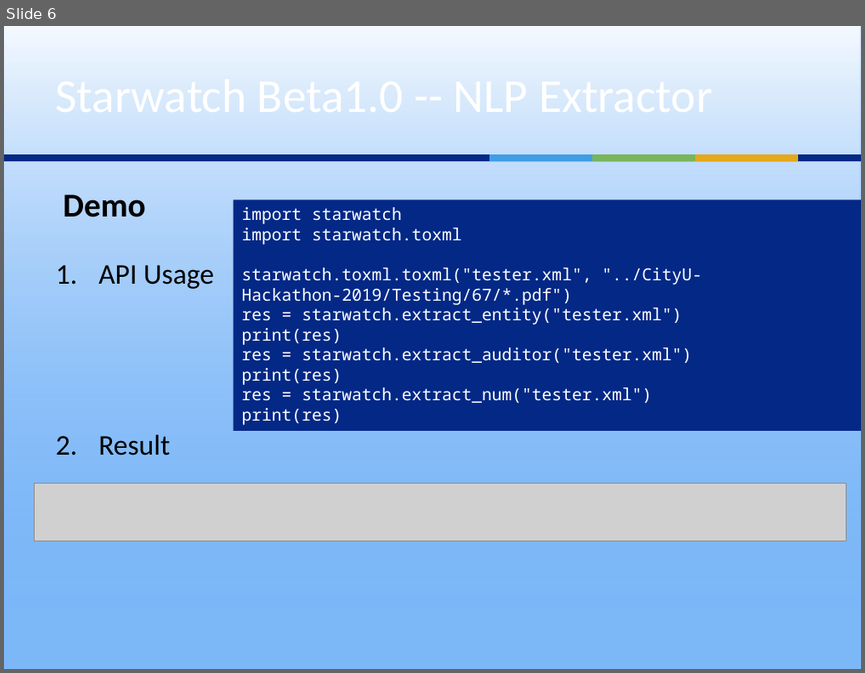
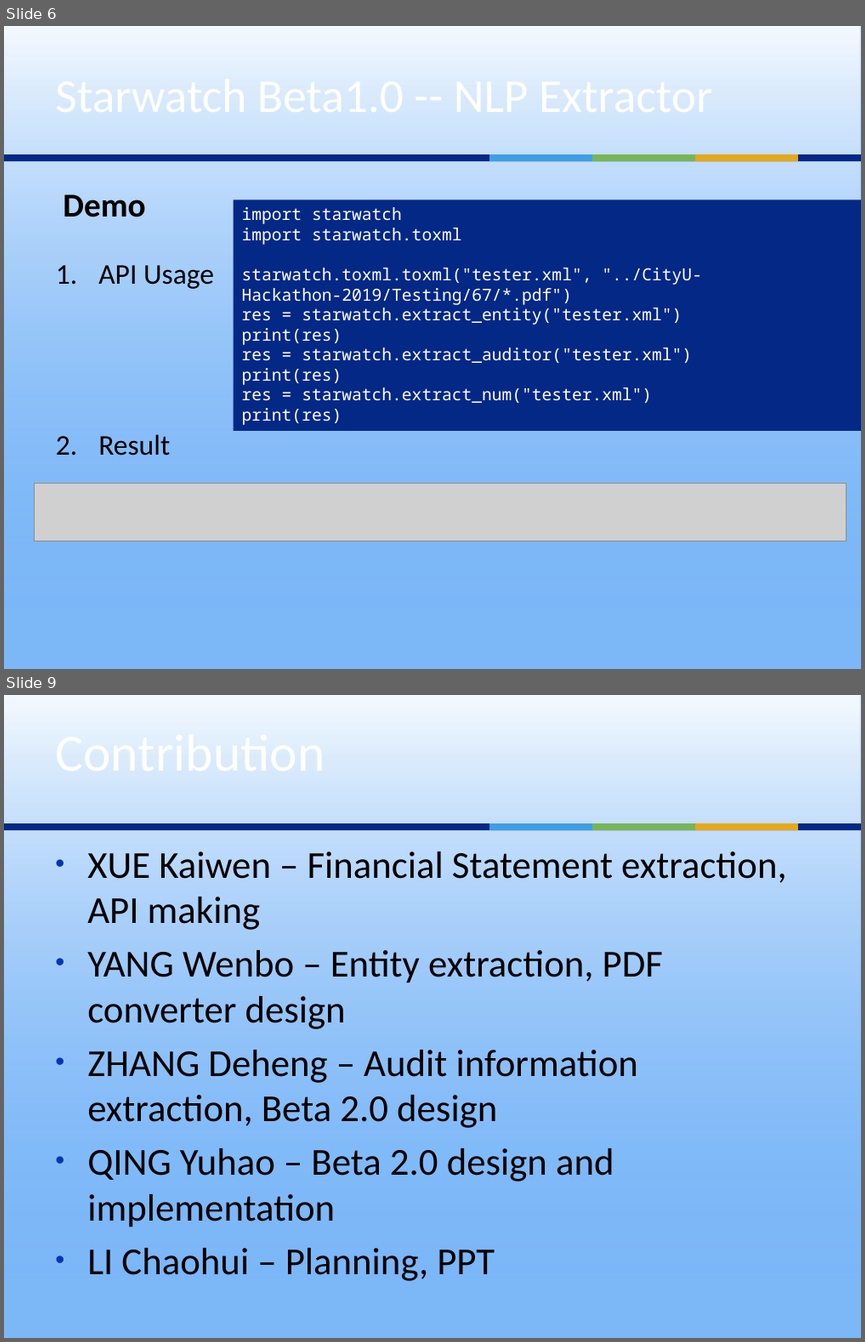
Before and after one commit to KevinRSX/CityHack-Team7-HongTakAgreement, a slide deck: Group9.pptx. Shown one above the other, each under a label of ours: slide 6 before the commit, slides 6 and 9 after it; the slides between them are not shown. The pictures are 865x673 and 865x1342 pixels, drawn with LibreOffice and Linux fonts; fonts in the diff are those of the drawing; grey boxes stand for pictures. Boxes give left, top, right and bottom in pixels: in the first picture for what was removed or moved away, otherwise in the second. Text is boxed around its words. In the diff, an @@ line names an element or a change of style, - is before the commit and + after.

```diff
--- a/Group9.pptx
+++ b/Group9.pptx
@@ slide 9 added at [4, 695, 861, 1338], background #7CB7F8; not listed: 5 template elements that a slide beside it also shows @@
@@ text added at [87, 851, 786, 1281], 32 pt, text #000000 @@
+• XUE Kaiwen – Financial Statement extraction, API making
+• YANG Wenbo – Entity extraction, PDF converter design
+• ZHANG Deheng – Audit information extraction, Beta 2.0 design
+• QING Yuhao – Beta 2.0 design and implementation
+• LI Chaohui – Planning, PPT
```
Also in this commit, not shown: 2 slides changed, 1 other slide added, 1 slide removed.
